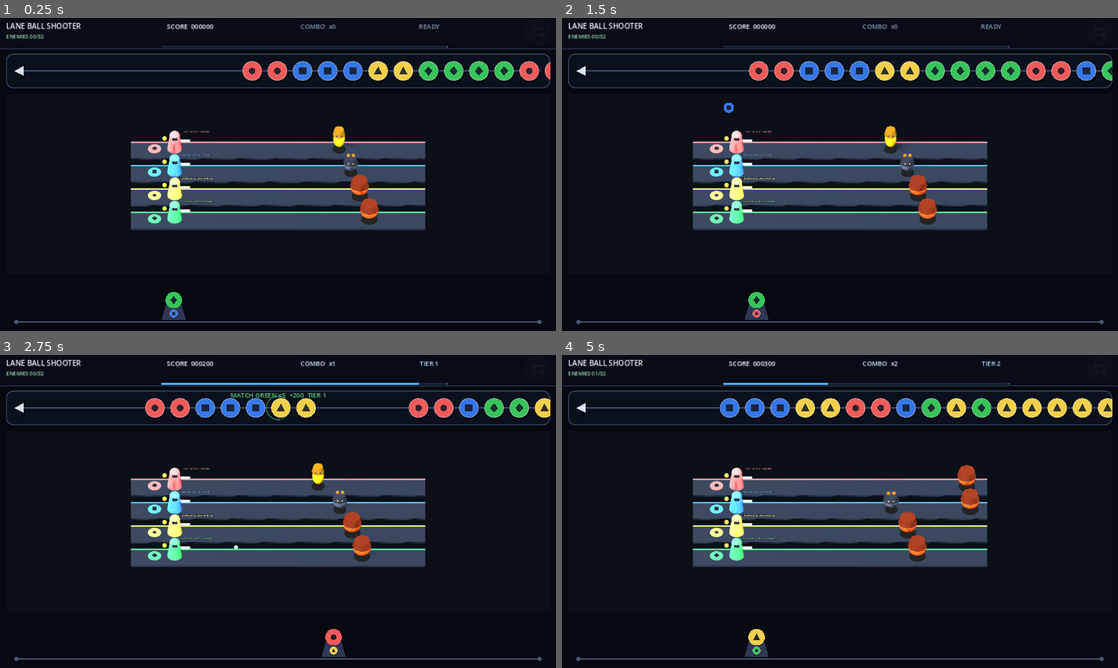
Above: before the commit, frames 1-4 (two rows, left to right).
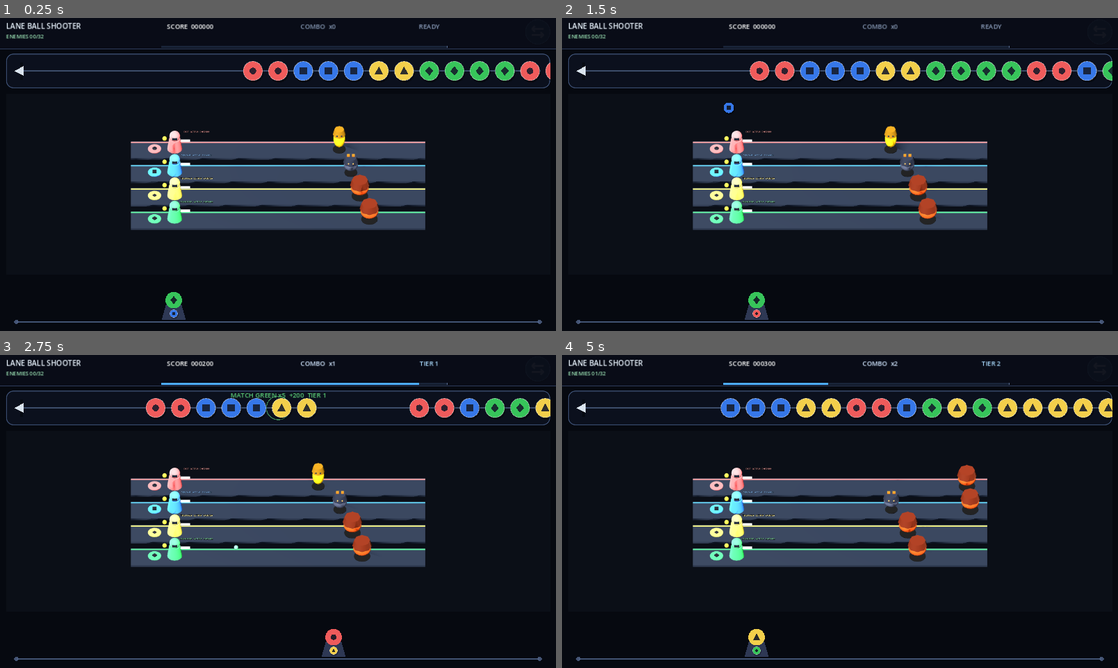
Above: after the commit, the same moments.

Repository: Shikirashi/lane-ball-shooter
Game: Godot game, scene res://scenes/boot.tscn
Same seed, same stepped clock (60 frames per second), same inputs: the game is played once before the commit and once after it. Before the commit the project starts from res://scenes/main.tscn.
Inputs (mouse positions are in pixels of both pictures, inside the frame that each line leads up to):
- Up to frame 1 (0.25 s): no input
- Up to frame 2 (1.5 s): tap Enter at 0.5 s; drag from (1101, 30) to (895, 105) at 0.52 s; drag from (728, 190) to (812, 237) at 1.27 s
- Up to frame 3 (2.75 s): move the mouse to (333, 442) at 2.02 s; tap R at 2.1 s; click (333, 442) at 2.17 s
- Up to frame 4 (5 s): drag from (812, 574) to (673, 464) at 2.77 s; move the mouse to (1006, 558) at 3.52 s; tap R at 3.6 s; click (1006, 558) at 3.67 s; tap Space at 3.77 s; drag from (673, 464) to (756, 433) at 4.27 s

The runs differ from the first frame. In frame 1, 0.6% of the frame differs, in the area x 43-99%, y 13-63%; in frame 2, 0.7%; in frame 3, 0.6%; in frame 4, 0.8%, in the area x 28-99%, y 13-64%.

Commit message:
Add Web entry menu and export workflow

Diff:
--- a/project.godot
+++ b/project.godot
@@ -6,7 +6,7 @@
 [application]
 
 config/name="Lane Ball Shooter"
-run/main_scene="res://scenes/main.tscn"
+run/main_scene="res://scenes/boot.tscn"
 
 [display]
 
--- /dev/null
+++ b/scenes/boot.tscn
@@ -0,0 +1,6 @@
+[gd_scene load_steps=2 format=3]
+
+[ext_resource type="Script" path="res://scripts/boot.gd" id="1_boot"]
+
+[node name="Boot" type="Node"]
+script = ExtResource("1_boot")
--- /dev/null
+++ b/scripts/boot.gd
@@ -0,0 +1,239 @@
+extends Node
+
+const MainScene := preload("res://scenes/main.tscn")
+const LayoutCalculator := preload("res://scripts/responsive_layout.gd")
+
+const TITLE_TEXT := "LANE BALL SHOOTER"
+const START_TEXT := "START GAME"
+const FULLSCREEN_PROMPT := "Play in fullscreen?"
+
+# Test hooks are assigned before this node enters the tree. -1 uses real platform
+# detection; 0/1 force the native/Web lifecycle without spoofing OS features.
+var forced_web_mode := -1
+var fullscreen_requester: Callable
+var gameplay_starter: Callable
+
+var gameplay_start_count := 0
+var fullscreen_request_count := 0
+
+var _menu_root: Control
+var _background: ColorRect
+var _title: Label
+var _start_button: Button
+var _dialog_layer: ColorRect
+var _dialog_panel: PanelContainer
+var _prompt: Label
+var _yes_button: Button
+var _no_button: Button
+var _choice_locked := false
+
+func _ready() -> void:
+	if should_show_web_menu():
+		_build_menu()
+		get_viewport().size_changed.connect(_layout)
+		_layout()
+	else:
+		_start_game_once(true)
+
+static func platform_uses_menu(web_feature: bool, android_feature: bool) -> bool:
+	return web_feature and not android_feature
+
+func should_show_web_menu() -> bool:
+	if forced_web_mode >= 0:
+		return forced_web_mode == 1
+	if "--web-menu-preview" in OS.get_cmdline_user_args():
+		return true
+	return platform_uses_menu(OS.has_feature("web"), OS.has_feature("android"))
+
+func _build_menu() -> void:
+	_menu_root = Control.new()
+	_menu_root.name = "WebMainMenu"
+	_menu_root.mouse_filter = Control.MOUSE_FILTER_STOP
+	add_child(_menu_root)
+
+	_background = ColorRect.new()
+	_background.name = "DarkBackdrop"
+	_background.color = Color(0.018, 0.028, 0.055, 1.0)
+	_background.mouse_filter = Control.MOUSE_FILTER_IGNORE
+	_menu_root.add_child(_background)
+
+	_title = Label.new()
+	_title.name = "Title"
+	_title.text = TITLE_TEXT
+	_title.horizontal_alignment = HORIZONTAL_ALIGNMENT_CENTER
+	_title.vertical_alignment = VERTICAL_ALIGNMENT_CENTER
+	_title.add_theme_color_override("font_color", Color(0.92, 0.95, 1.0))
+	_title.add_theme_color_override("font_shadow_color", Color(0.12, 0.42, 0.68, 0.75))
+	_title.add_theme_constant_override("shadow_offset_x", 3)
+	_title.add_theme_constant_override("shadow_offset_y", 3)
+	_menu_root.add_child(_title)
+
+	_start_button = _make_button(START_TEXT, "StartGame")
+	_start_button.pressed.connect(_on_start_pressed)
+	_menu_root.add_child(_start_button)
+
+	_dialog_layer = ColorRect.new()
+	_dialog_layer.name = "FullscreenDialogLayer"
+	_dialog_layer.color = Color(0.0, 0.0, 0.0, 0.68)
+	_dialog_layer.mouse_filter = Control.MOUSE_FILTER_STOP
+	_dialog_layer.visible = false
+	_menu_root.add_child(_dialog_layer)
+
+	_dialog_panel = PanelContainer.new()
+	_dialog_panel.name = "FullscreenDialog"
+	_dialog_panel.mouse_filter = Control.MOUSE_FILTER_STOP
+	var panel_style := StyleBoxFlat.new()
+	panel_style.bg_color = Color(0.055, 0.075, 0.13, 1.0)
+	panel_style.border_color = Color(0.22, 0.58, 0.88, 1.0)
+	panel_style.set_border_width_all(2)
+	panel_style.set_corner_radius_all(14)
+	panel_style.content_margin_left = 28.0
+	panel_style.content_margin_right = 28.0
+	panel_style.content_margin_top = 24.0
+	panel_style.content_margin_bottom = 24.0
+	_dialog_panel.add_theme_stylebox_override("panel", panel_style)
+	_dialog_layer.add_child(_dialog_panel)
+
+	var dialog_column := VBoxContainer.new()
+	dialog_column.name = "DialogContent"
+	dialog_column.alignment = BoxContainer.ALIGNMENT_CENTER
+	dialog_column.add_theme_constant_override("separation", 20)
+	_dialog_panel.add_child(dialog_column)
+
+	_prompt = Label.new()
+	_prompt.name = "Prompt"
+	_prompt.text = FULLSCREEN_PROMPT
+	_prompt.horizontal_alignment = HORIZONTAL_ALIGNMENT_CENTER
+	_prompt.vertical_alignment = VERTICAL_ALIGNMENT_CENTER
+	_prompt.add_theme_font_size_override("font_size", 26)
+	dialog_column.add_child(_prompt)
+
+	var choices := HBoxContainer.new()
+	choices.name = "Choices"
+	choices.alignment = BoxContainer.ALIGNMENT_CENTER
+	choices.add_theme_constant_override("separation", 18)
+	dialog_column.add_child(choices)
+
+	_yes_button = _make_button("YES", "Yes")
+	_no_button = _make_button("NO", "No")
+	_yes_button.custom_minimum_size = Vector2(132.0, 64.0)
+	_no_button.custom_minimum_size = Vector2(132.0, 64.0)
+	_yes_button.pressed.connect(_on_yes_pressed)
+	_no_button.pressed.connect(_on_no_pressed)
+	choices.add_child(_yes_button)
+	choices.add_child(_no_button)
+	_start_button.grab_focus()
+
+func _make_button(text_value: String, node_name: String) -> Button:
+	var button := Button.new()
+	button.name = node_name
+	button.text = text_value
+	button.focus_mode = Control.FOCUS_ALL
+	button.mouse_default_cursor_shape = Control.CURSOR_POINTING_HAND
+	button.custom_minimum_size = Vector2(280.0, 68.0)
+	button.add_theme_font_size_override("font_size", 23)
+	var normal := StyleBoxFlat.new()
+	normal.bg_color = Color(0.10, 0.30, 0.51, 1.0)
+	normal.border_color = Color(0.28, 0.66, 0.96, 1.0)
+	normal.set_border_width_all(2)
+	normal.set_corner_radius_all(12)
+	var hover := normal.duplicate()
+	hover.bg_color = Color(0.14, 0.42, 0.68, 1.0)
+	var pressed := normal.duplicate()
+	pressed.bg_color = Color(0.07, 0.22, 0.39, 1.0)
+	button.add_theme_stylebox_override("normal", normal)
+	button.add_theme_stylebox_override("hover", hover)
+	button.add_theme_stylebox_override("focus", hover)
+	button.add_theme_stylebox_override("pressed", pressed)
+	return button
+
+func _on_start_pressed() -> void:
+	if _choice_locked or _dialog_layer.visible:
+		return
+	_dialog_layer.visible = true
+	_start_button.disabled = true
+	_yes_button.grab_focus()
+
+func _on_yes_pressed() -> void:
+	if _choice_locked:
+		return
+	_choice_locked = true
+	_yes_button.disabled = true
+	_no_button.disabled = true
+	_request_fullscreen_now()
+	_start_game_once()
+
+func _on_no_pressed() -> void:
+	if _choice_locked:
+		return
+	_choice_locked = true
+	_yes_button.disabled = true
+	_no_button.disabled = true
+	_start_game_once()
+
+# This synchronous call is deliberately made directly by _on_yes_pressed before
+# scene transition. Web user activation would be lost after an await/defer/timer.
+func _request_fullscreen_now() -> void:
+	fullscreen_request_count += 1
+	if fullscreen_requester.is_valid():
+		fullscreen_requester.call()
+		return
+	DisplayServer.window_set_mode(DisplayServer.WINDOW_MODE_FULLSCREEN)
+
+func _start_game_once(defer_scene_transition := false) -> void:
+	if gameplay_start_count > 0:
+		return
+	gameplay_start_count = 1
+	if _menu_root != null:
+		_menu_root.visible = false
+	if gameplay_starter.is_valid():
+		gameplay_starter.call()
+		return
+	if defer_scene_transition:
+		get_tree().call_deferred("change_scene_to_packed", MainScene)
+	else:
+		get_tree().change_scene_to_packed(MainScene)
+
+func _layout() -> void:
+	if _menu_root == null:
+		return
+	var viewport_size := get_viewport().get_visible_rect().size
+	if viewport_size.x < 1.0 or viewport_size.y < 1.0:
+		return
+	_apply_layout(viewport_size, _resolve_safe_rect(viewport_size))
+
+func _apply_layout(viewport_size: Vector2, requested_safe_rect := Rect2()) -> void:
+	var safe_rect: Rect2 = LayoutCalculator.calculate(viewport_size, requested_safe_rect).safe_rect
+	_menu_root.position = Vector2.ZERO
+	_menu_root.size = viewport_size
+	_background.position = Vector2.ZERO
+	_background.size = viewport_size
+	_dialog_layer.position = Vector2.ZERO
+	_dialog_layer.size = viewport_size
+
+	var title_width := minf(760.0, safe_rect.size.x - 32.0)
+	var title_height := clampf(safe_rect.size.y * 0.16, 64.0, 126.0)
+	_title.position = Vector2(safe_rect.get_center().x - title_width * 0.5, safe_rect.position.y + safe_rect.size.y * 0.22)
+	_title.size = Vector2(title_width, title_height)
+	_title.add_theme_font_size_override("font_size", roundi(clampf(safe_rect.size.y * 0.075, 30.0, 64.0)))
+	_start_button.size = Vector2(clampf(safe_rect.size.x * 0.32, 260.0, 380.0), clampf(safe_rect.size.y * 0.105, 60.0, 78.0))
+	_start_button.position = Vector2(safe_rect.get_center().x - _start_button.size.x * 0.5, safe_rect.position.y + safe_rect.size.y * 0.58)
+
+	_dialog_panel.size = Vector2(minf(480.0, safe_rect.size.x - 32.0), minf(230.0, safe_rect.size.y - 24.0))
+	_dialog_panel.position = safe_rect.get_center() - _dialog_panel.size * 0.5
+
+func _resolve_safe_rect(viewport_size: Vector2) -> Rect2:
+	var fallback := Rect2(Vector2.ZERO, viewport_size)
+	var window_size := Vector2(DisplayServer.window_get_size())
+	if window_size.x <= 0.0 or window_size.y <= 0.0:
+		return fallback
+	var display_safe := DisplayServer.get_display_safe_area()
+	if display_safe.size.x <= 0 or display_safe.size.y <= 0:
+		return fallback
+	var window_position := DisplayServer.window_get_position()
+	var relative_safe := Rect2(Vector2(display_safe.position - window_position), Vector2(display_safe.size))
+	relative_safe = relative_safe.intersection(Rect2(Vector2.ZERO, window_size))
+	if relative_safe.size.x < window_size.x * 0.5 or relative_safe.size.y < window_size.y * 0.5:
+		return fallback
+	var scale := viewport_size / window_size
+	return Rect2(relative_safe.position * scale, relative_safe.size * scale)
--- /dev/null
+++ b/tests/p021_web_menu_export_test.gd
@@ -0,0 +1,137 @@
+extends SceneTree
+
+const BootScript := preload("res://scripts/boot.gd")
+
+var _failures: Array[String] = []
+var _checks := 0
+
+func _initialize() -> void:
+	call_deferred("_run")
+
+func _check(condition: bool, message: String) -> void:
+	_checks += 1
+	if not condition:
+		_failures.append(message)
+
+func _run() -> void:
+	await _test_web_menu_lifecycle()
+	await _test_yes_direct_fullscreen_order()
+	await _test_no_and_duplicate_guard()
+	await _test_native_gate()
+	await _test_responsive_layout_and_focus()
+	_test_export_configuration()
+	_finish()
+
+func _new_boot(forced_web: int, trace: Array = []) -> Node:
+	var boot := BootScript.new()
+	boot.forced_web_mode = forced_web
+	boot.fullscreen_requester = func() -> void: trace.append("fullscreen")
+	boot.gameplay_starter = func() -> void: trace.append("game")
+	root.add_child(boot)
+	return boot
+
+func _test_web_menu_lifecycle() -> void:
+	var trace: Array = []
+	var boot := _new_boot(1, trace)
+	await process_frame
+	var menu: Control = boot.get("_menu_root")
+	var start: Button = boot.get("_start_button")
+	var dialog: ColorRect = boot.get("_dialog_layer")
+	_check(menu != null and menu.visible, "forced Web boot displays a menu")
+	_check((boot.get("_title") as Label).text == "LANE BALL SHOOTER" and start.text == "START GAME", "menu exposes exact title and START GAME copy")
+	_check(start.has_focus(), "START GAME owns initial keyboard focus")
+	_check(trace.is_empty() and int(boot.gameplay_start_count) == 0, "gameplay remains uninstantiated and uninitialized before selection")
+	_check(not dialog.visible, "fullscreen dialog is initially hidden")
+	start.pressed.emit()
+	_check(dialog.visible and start.disabled, "START GAME opens one modal and cannot open duplicates")
+	_check((boot.get("_prompt") as Label).text == "Play in fullscreen?", "dialog uses exact fullscreen prompt")
+	_check((boot.get("_yes_button") as Button).text == "YES" and (boot.get("_no_button") as Button).text == "NO", "dialog exposes exact YES and NO labels")
+	_check(trace.is_empty() and int(boot.gameplay_start_count) == 0, "opening the prompt still does not start gameplay")
+	start.pressed.emit()
+	_check(trace.is_empty(), "disabled/repeated START does not click through or start gameplay")
+	boot.queue_free()
+	await process_frame
+
+func _test_yes_direct_fullscreen_order() -> void:
+	var trace: Array = []
+	var boot := _new_boot(1, trace)
+	await process_frame
+	(boot.get("_start_button") as Button).pressed.emit()
+	(boot.get("_yes_button") as Button).pressed.emit()
+	_check(trace == ["fullscreen", "game"], "YES requests fullscreen synchronously before starting gameplay")
+	_check(int(boot.fullscreen_request_count) == 1 and int(boot.gameplay_start_count) == 1, "YES requests fullscreen and starts exactly once")
+	(boot.get("_yes_button") as Button).pressed.emit()
+	(boot.get("_no_button") as Button).pressed.emit()
+	_check(trace == ["fullscreen", "game"], "locked choice rejects duplicate YES/NO starts")
+	_check(not (boot.get("_menu_root") as Control).visible, "menu is hidden before gameplay handoff")
+	boot.queue_free()
+	await process_frame
+
+func _test_no_and_duplicate_guard() -> void:
+	var trace: Array = []
+	var boot := _new_boot(1, trace)
+	await process_frame
+	(boot.get("_start_button") as Button).pressed.emit()
+	(boot.get("_no_button") as Button).pressed.emit()
+	_check(trace == ["game"], "NO starts in-page gameplay without a fullscreen request")
+	_check(int(boot.fullscreen_request_count) == 0 and int(boot.gameplay_start_count) == 1, "NO records exactly one game start and zero fullscreen calls")
+	boot.call("_start_game_once")
+	_check(trace == ["game"], "game-start guard prevents duplicate scene creation")
+	boot.queue_free()
+	await process_frame
+
+func _test_native_gate() -> void:
+	_check(BootScript.platform_uses_menu(true, false), "Web feature selects the browser menu")
+	_check(not BootScript.platform_uses_menu(false, false), "desktop bypasses the browser menu")
+	_check(not BootScript.platform_uses_menu(false, true), "native Android bypasses the browser menu")
+	_check(not BootScript.platform_uses_menu(true, true), "Android identity takes precedence over Web in defensive mixed-feature input")
+	var trace: Array = []
+	var boot := _new_boot(0, trace)
+	await process_frame
+	_check(trace == ["game"] and boot.get("_menu_root") == null, "native boot immediately starts legacy Main without constructing menu/game underneath")
+	boot.queue_free()
+	await process_frame
+
+func _test_responsive_layout_and_focus() -> void:
+	var boot := _new_boot(1)
+	await process_frame
+	var sizes := [Vector2(960, 540), Vector2(1280, 720), Vector2(1600, 720), Vector2(2400, 1080), Vector2(640, 360)]
+	for size in sizes:
+		var safe := Rect2(Vector2(20.0, 10.0), size - Vector2(40.0, 20.0))
+		boot.call("_apply_layout", size, safe)
+		var start: Button = boot.get("_start_button")
+		var dialog: PanelContainer = boot.get("_dialog_panel")
+		_check(safe.encloses(Rect2(start.position, start.size)), "%s START GAME remains in safe landscape bounds" % size)
+		_check(safe.encloses(Rect2(dialog.position, dialog.size)), "%s modal remains readable in safe landscape bounds" % size)
+		_check(start.size.y >= 60.0 and (boot.get("_yes_button") as Button).custom_minimum_size.y >= 60.0, "%s controls retain finger-friendly height" % size)
+	var start_button: Button = boot.get("_start_button")
+	var yes_button: Button = boot.get("_yes_button")
+	var no_button: Button = boot.get("_no_button")
+	_check(start_button.focus_mode == Control.FOCUS_ALL and yes_button.focus_mode == Control.FOCUS_ALL and no_button.focus_mode == Control.FOCUS_ALL, "START/YES/NO accept keyboard focus for Enter or Space")
+	start_button.pressed.emit()
+	_check(yes_button.has_focus(), "fullscreen dialog moves keyboard focus to YES")
+	boot.call("_layout")
+	_check(int(boot.gameplay_start_count) == 0, "resize/fullscreen-style relayout does not start or restart gameplay")
+	boot.queue_free()
+	await process_frame
+
+func _test_export_configuration() -> void:
+	var preset := FileAccess.get_file_as_string("res://export_presets.cfg")
+	var project := FileAccess.get_file_as_string("res://project.godot")
+	var build_script := FileAccess.get_file_as_string("res://scripts/build_web.sh")
+	_check(preset.contains("name=\"Web\"") and preset.contains("export_path=\"exports/web/index.html\""), "Web preset targets the documented static index path")
+	_check(preset.contains("variant/thread_support=false"), "Web preset remains single-threaded")
+	_check(preset.contains("progressive_web_app/enabled=false") and preset.contains("exclude_filter=\"exports/**\""), "Web preset disables PWA and excludes recursive build artifacts")
+	_check(project.contains("run/main_scene=\"res://scenes/boot.tscn\""), "project starts through the platform-gated bootstrap")
+	_check(project.contains("renderer/rendering_method=\"gl_compatibility\""), "project retains the Compatibility renderer")
+	_check(build_script.contains("--export-release \"Web\"") and build_script.contains("lane-ball-shooter-web.zip"), "repeatable helper performs release export and root-level ZIP packaging")
+
+func _finish() -> void:
+	if _failures.is_empty():
+		print("P021 Web menu/export: PASS (%d checks)" % _checks)
+		quit(0)
+		return
+	for failure in _failures:
+		push_error("P021: " + failure)
+	push_error("P021 Web menu/export: FAIL (%d failures / %d checks)" % [_failures.size(), _checks])
+	quit(1)
Not shown, changed: export_presets.cfg
Not shown, changed: .ai/CODEX_HANDOFF.md
Not shown, added: scripts/build_web.sh
